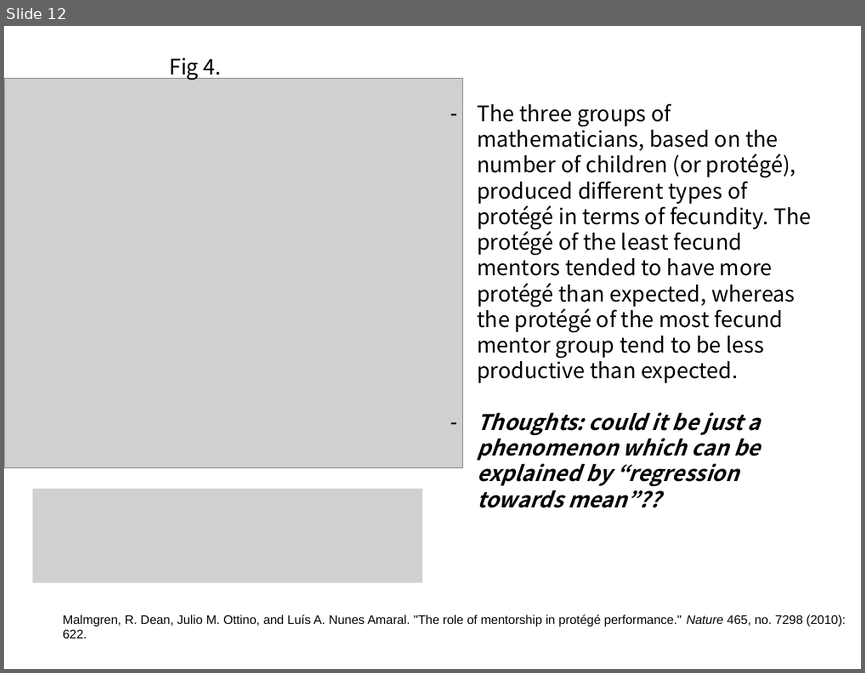
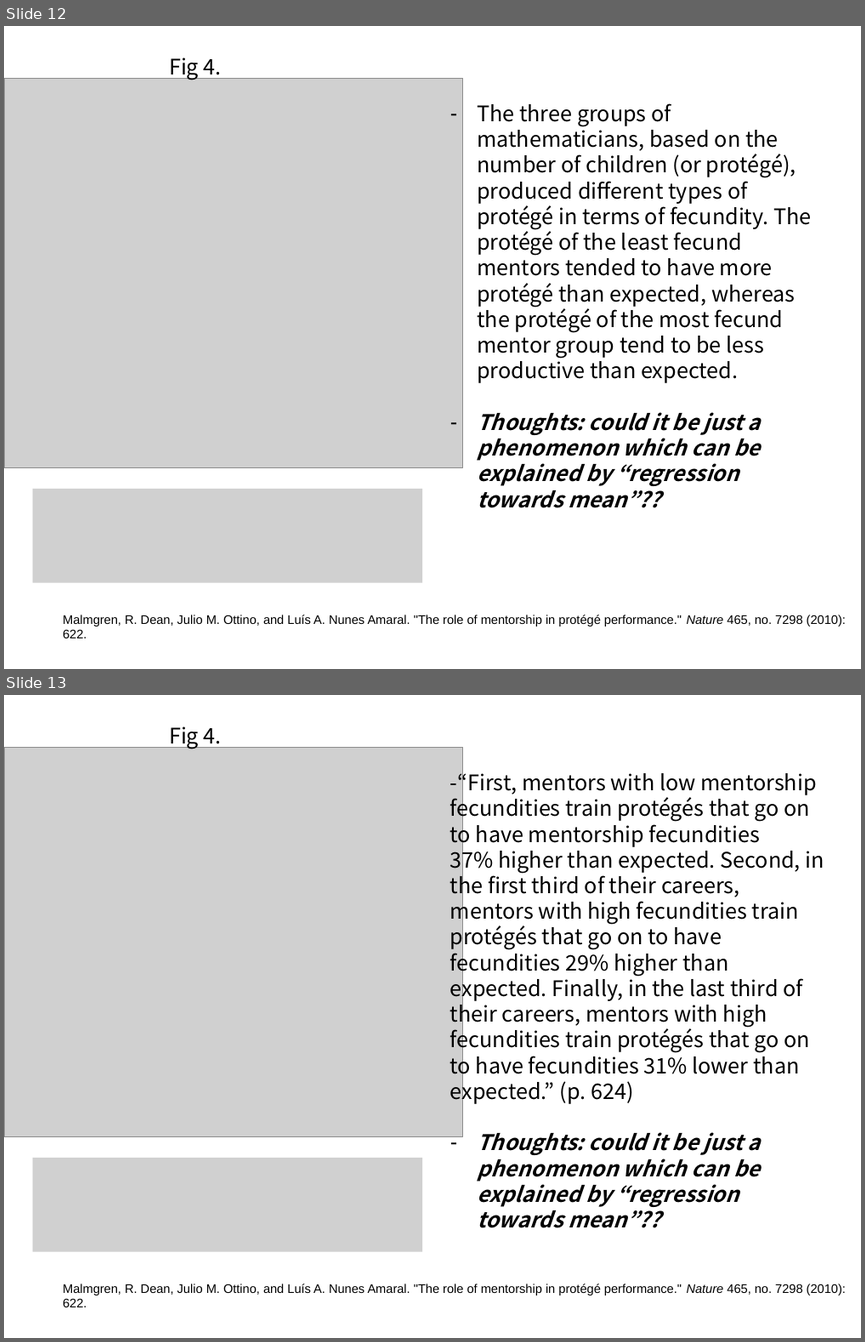
Before and after one commit to Donghyun-Kang-Soc/neurotree_project, a slide deck: NeuroTree_lit_review_Donghyun.pptx. Shown one above the other, each under a label of ours: slide 12 before the commit, slides 12 and 13 after it. The pictures are 865x673 and 865x1342 pixels, drawn with LibreOffice and Linux fonts; fonts in the diff are those of the drawing; grey boxes stand for pictures. Boxes give left, top, right and bottom in pixels: in the first picture for what was removed or moved away, otherwise in the second. Text is boxed around its words. In the diff, an @@ line names an element or a change of style, - is before the commit and + after.

```diff
--- a/NeuroTree_lit_review_Donghyun.pptx
+++ b/NeuroTree_lit_review_Donghyun.pptx
@@ slide 13 added at [4, 695, 861, 1338], background #FFFFFF @@
@@ text added at [169, 726, 222, 749], 18 pt, text #000000 @@
+Fig 4.
@@ picture added at [4, 747, 462, 1137] @@
@@ text added at [450, 768, 824, 1228], 18 pt, text #000000 @@
+-“First, mentors with low mentorship fecundities train protégés that go on to have mentorship fecundities
+37% higher than expected. Second, in the first third of their careers, mentors with high fecundities train protégés that go on to have fecundities 29% higher than expected. Finally, in the last third of their careers, mentors with high fecundities train protégés that go on to have fecundities 31% lower than expected.” (p. 624)
+– Thoughts: could it be just a phenomenon which can be explained by “regression towards mean”??
@@ picture added at [32, 1157, 422, 1252] @@
@@ text added at [63, 1283, 846, 1307], 10.5 pt, text #000000 @@
+Malmgren, R. Dean, Julio M. Ottino, and Luís A. Nunes Amaral. "The role of mentorship in protégé performance." Nature 465, no. 7298 (2010): 622.
```
Also in this commit, not shown: 1 other file.
